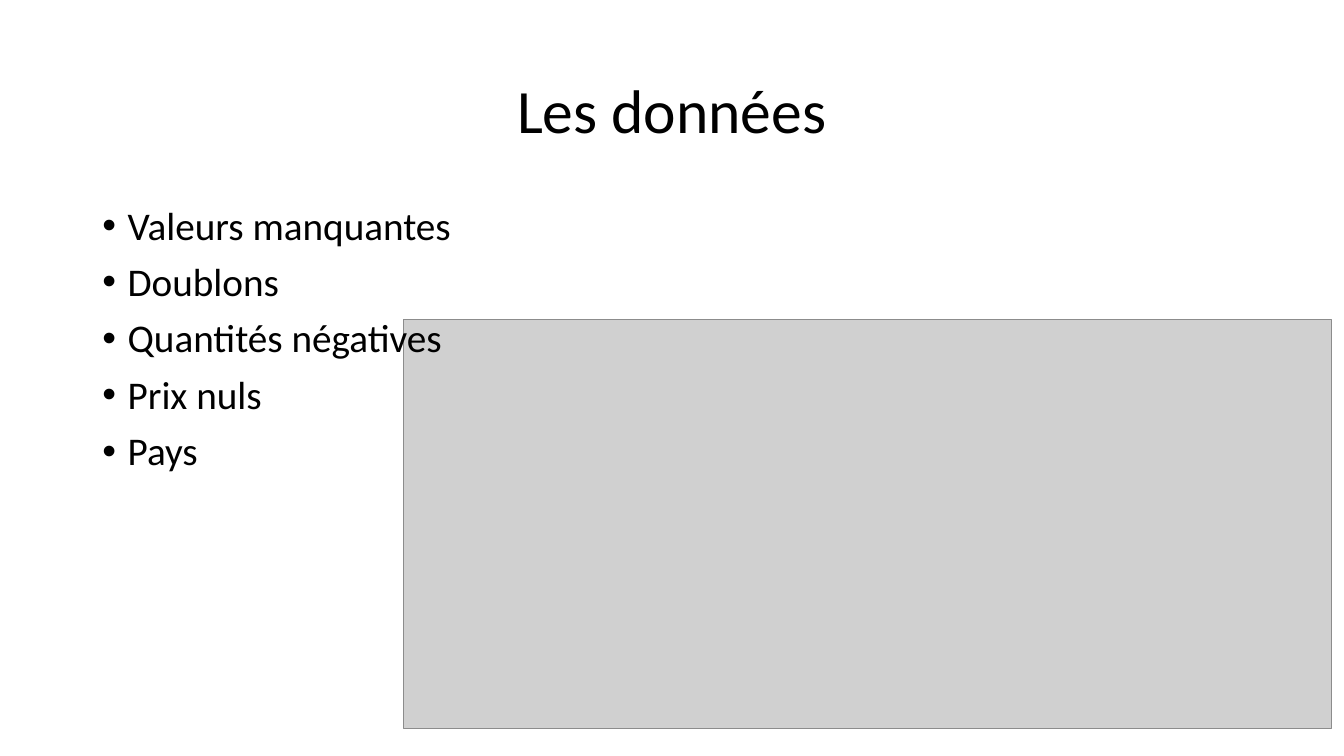
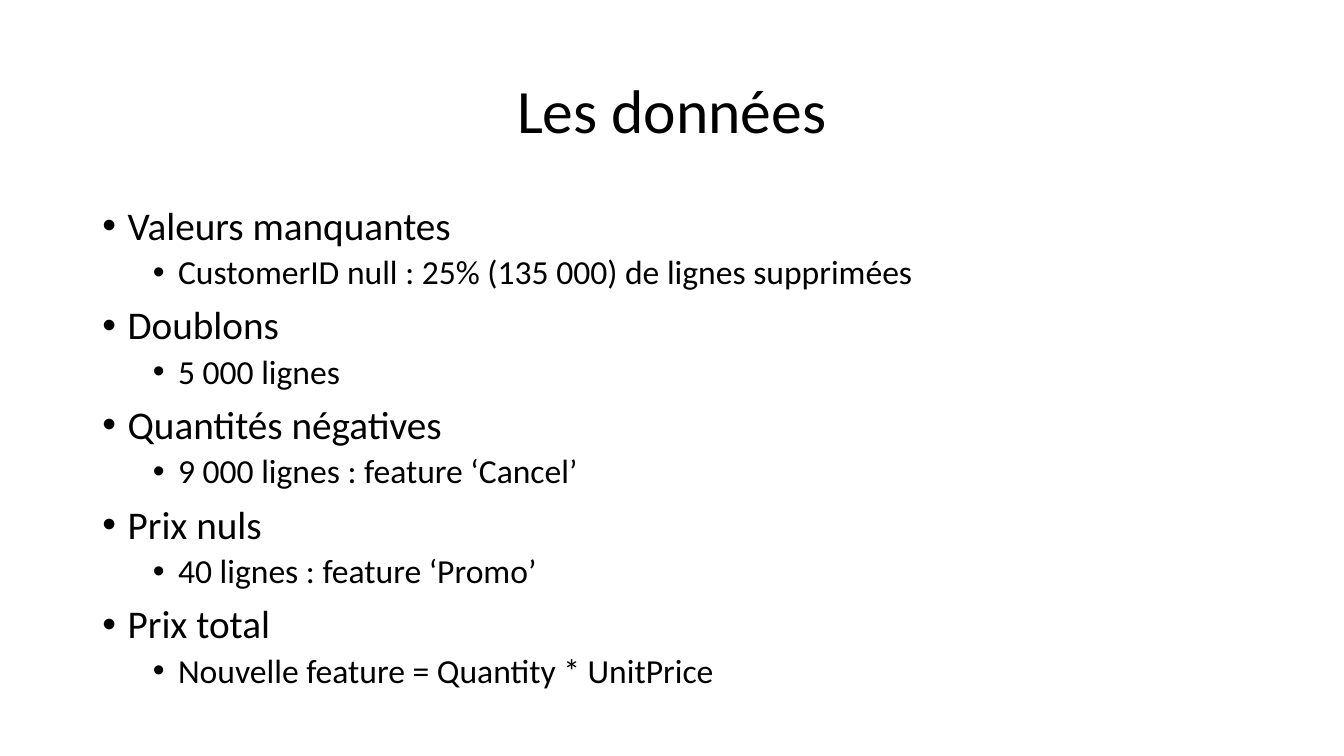
Before and after one commit to morganscao/Projet5, a slide deck: slide 5 of Rapport/P5 - Segmentez les comportements de clients.pptx. Drawn at 1344x756 pixels with LibreOffice and Linux fonts; fonts in the diff are those of the drawing; grey boxes stand for pictures. Boxes give left, top, right and bottom in pixels: in the first picture for what was removed or moved away, otherwise in the second. Text is boxed around its words. In the diff, an @@ line names an element or a change of style, - is before the commit and + after.

```diff
--- a/Rapport/P5 - Segmentez les comportements de clients.pptx
+++ b/Rapport/P5 - Segmentez les comportements de clients.pptx
@@ text at (x1=178, y1=259, x2=912, y2=290): paragraph added @@
+  • CustomerID null : 25% (135 000) de lignes supprimées
@@ picture removed at (x1=404, y1=320, x2=1332, y2=728) @@
@@ text at (x1=178, y1=360, x2=340, y2=390): paragraph added @@
+  • 5 000 lignes
@@ text at (x1=178, y1=459, x2=577, y2=489): paragraph added @@
+  • 9 000 lignes : feature ‘Cancel’
@@ text at (x1=128, y1=559, x2=714, y2=689): text changed; size 28 to 24 pt @@
-• Pays
+  • 40 lignes : feature ‘Promo’
+• Prix total
+  • Nouvelle feature = Quantity * UnitPrice
```
Also in this commit, not shown: 12 other slides changed, 15 slides added, 8 slides removed, 9 other files.
